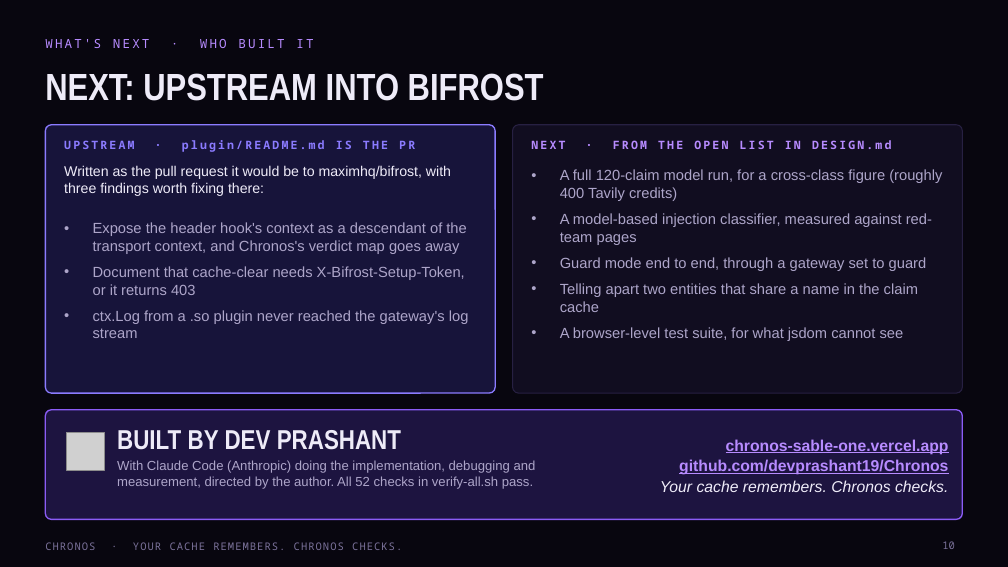
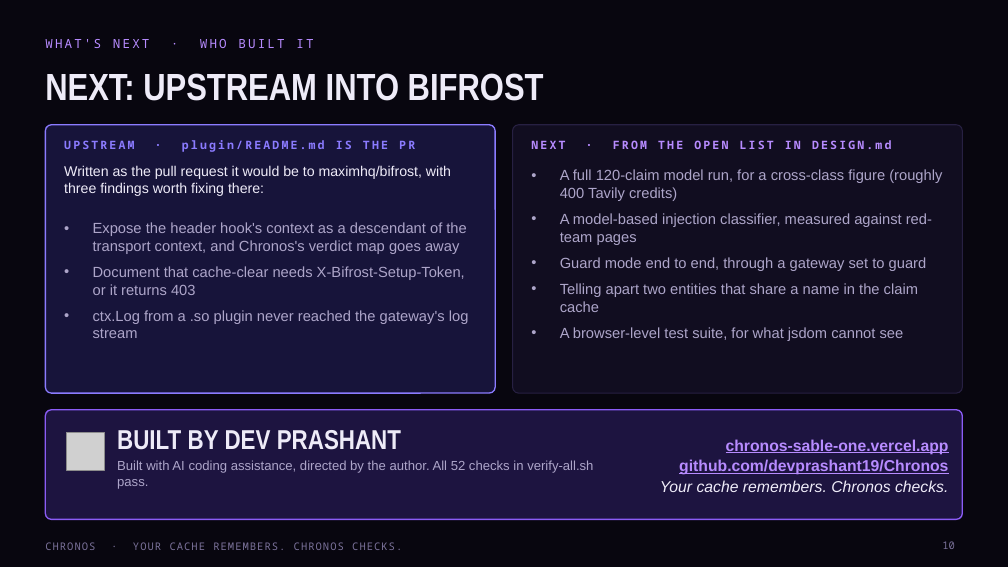
Before and after one commit to devprashant19/Chronos, a slide deck: slide 10 of docs/Chronos-deck.pptx. Drawn at 1008x567 pixels with LibreOffice and Linux fonts; fonts in the diff are those of the drawing; grey boxes stand for pictures. Boxes give left, top, right and bottom in pixels: in the first picture for what was removed or moved away, otherwise in the second. Text is boxed around its words. In the diff, an @@ line names an element or a change of style, - is before the commit and + after.

Commit message:
docs: disclose AI coding assistance without naming the product

```diff
--- a/docs/Chronos-deck.pptx
+++ b/docs/Chronos-deck.pptx
@@ text at <box>117,460,593,489</box>: text changed @@
-With Claude Code (Anthropic) doing the implementation, debugging and measurement, directed by the author. All 52 checks in verify-all.sh pass.
+Built with AI coding assistance, directed by the author. All 52 checks in verify-all.sh pass.
```
Also in this commit, not shown: 2 other files.
